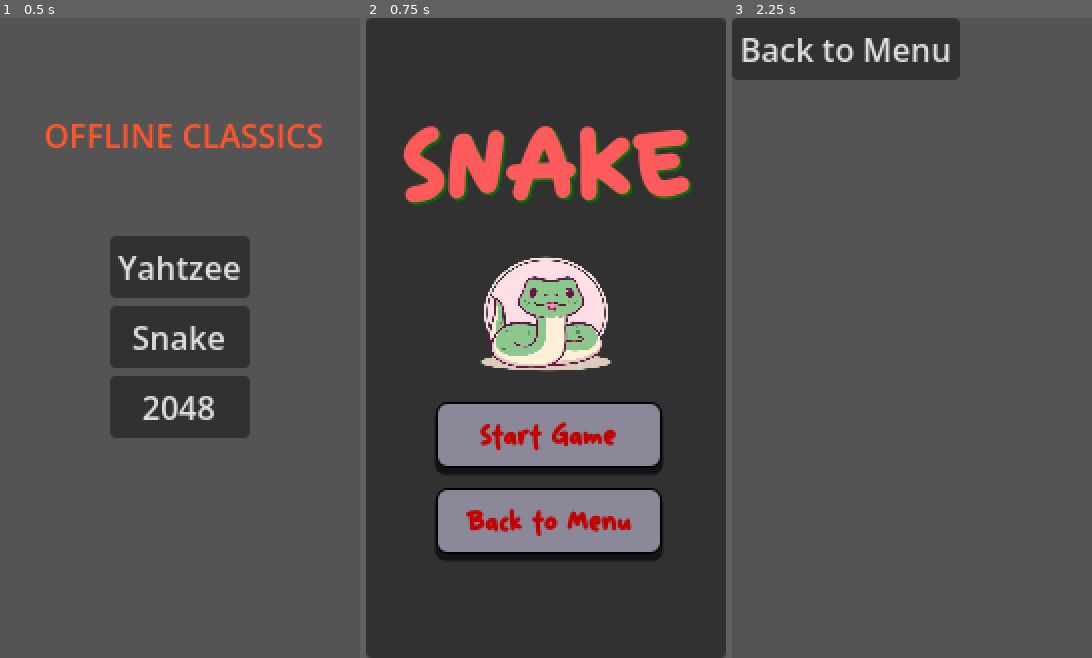
Above: before the commit, frames 1-3 (left to right).
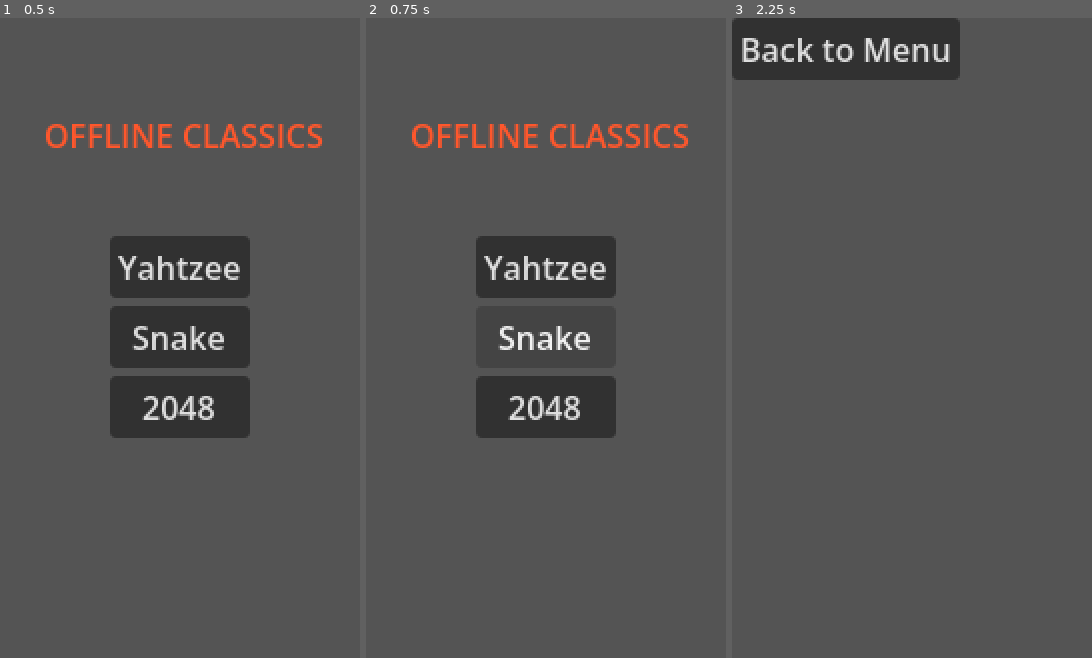
Above: after the commit, the same moments.

Repository: lma812/OfflineClassics
Game: Godot game, scene res://main_menu.tscn
Same seed, same stepped clock (60 frames per second), same inputs: the game is played once before the commit and once after it.
Inputs (mouse positions are in pixels of both pictures, inside the frame that each line leads up to):
- Up to frame 1 (0.5 s): no input
- Up to frame 2 (0.75 s): click "Snake" at 0.5 s
- Up to frame 3 (2.25 s): click (915, 523) at 1.25 s, where only the run before the commit has a clickable "Back to Menu"; click "Yahtzee" at 2 s

Frame 1 is identical in both runs. In frame 2, 96% of the frame differs, in the area x 0-100%, y 0-100%; in frame 3, nothing differs.

Commit message:
direct to new Snake file path

Diff:
--- a/main_menu.gd
+++ b/main_menu.gd
@@ -9,7 +9,7 @@
 	get_tree().change_scene_to_file("res://yahtzee/yahtzee.tscn")
 
 func _on_snake_pressed():
-	get_tree().change_scene_to_file("res://snake/snake.tscn")
+	get_tree().change_scene_to_file("res://snake/components/ui/start_screen.tscn")
 #
 #func _on_2048_pressed():
 	#get_tree().change_scene_to_file("res://game_2048/game_2048.tscn")
